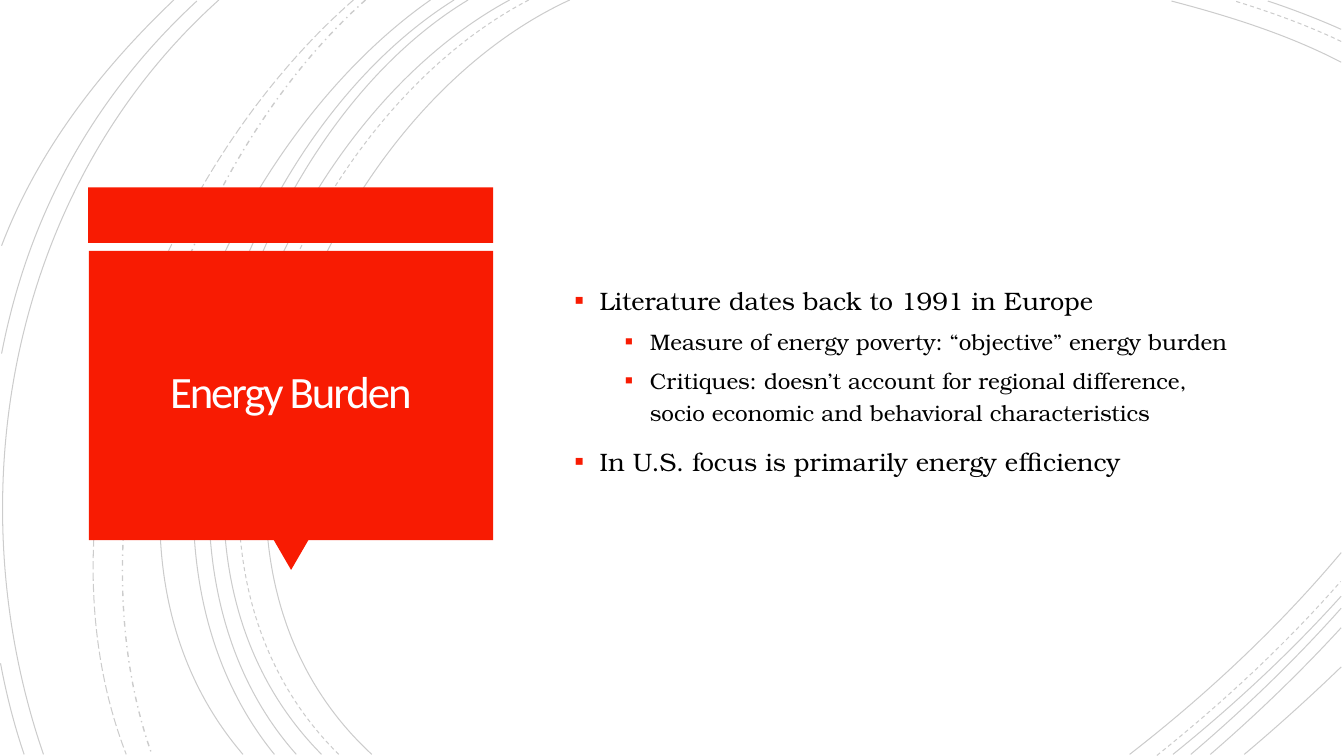
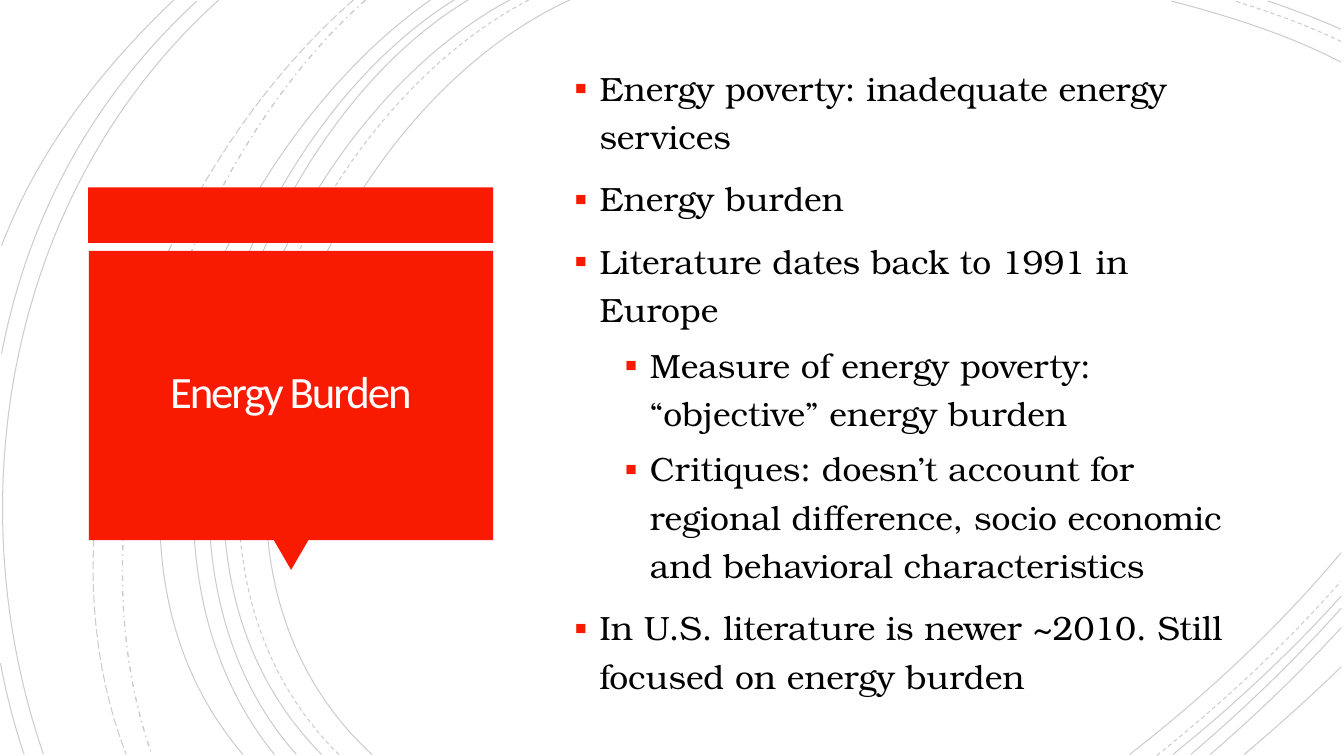
Before and after one commit to cnagbim/Data-Management-Final-Project-Agbim, a slide deck: slide 3 of writing_literature_present/final_presentation.pptx. Drawn at 1344x756 pixels with LibreOffice and Linux fonts; fonts in the diff are those of the drawing. Boxes give left, top, right and bottom in pixels: in the first picture for what was removed or moved away, otherwise in the second. Text is boxed around its words. In the diff, an @@ line names an element or a change of style, - is before the commit and + after.

```diff
--- a/writing_literature_present/final_presentation.pptx
+++ b/writing_literature_present/final_presentation.pptx
@@ text at bbox=[600, 77, 1167, 219]: paragraphs added @@
+▪ Energy poverty: inadequate energy services
+▪ Energy burden
@@ text at bbox=[600, 250, 1222, 579]: size 18 to 24 pt in "Literature dates back to 1991 in Europe"; size 16 to 24 pt in "Measure of energy poverty: “objective” energy burden", "Critiques: doesn’t account for regional difference, socio ..." @@
@@ text at bbox=[600, 616, 1223, 641]: text changed; size 18 to 24 pt @@
-▪ In U.S. focus is primarily energy efficiency
+▪ In U.S. literature is newer ~2010. Still focused on energy burden
```
Also in this commit, not shown: 12 other slides changed, 3 slides added, 3 slides removed, 1 other file.
